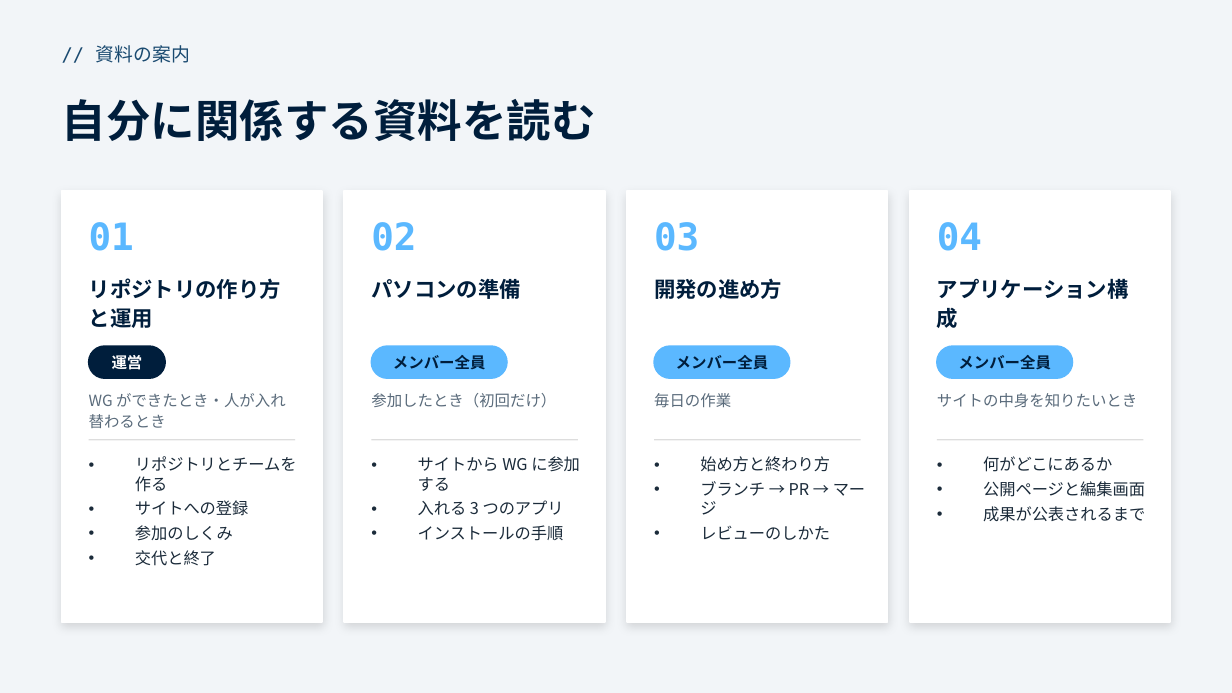
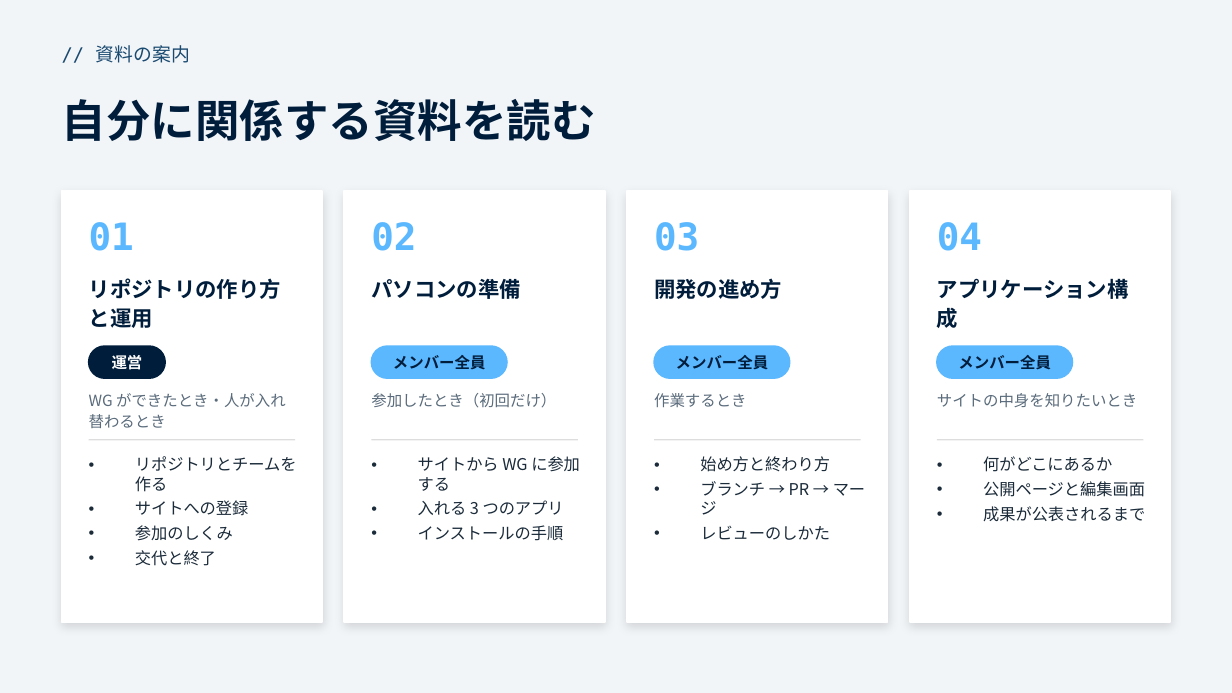
Before and after one commit to funITclub/homepage, a slide deck: slide 4 of static/guide/00_概要.pptx. Drawn at 1232x693 pixels with LibreOffice and Linux fonts; fonts in the diff are those of the drawing. Boxes give left, top, right and bottom in pixels: in the first picture for what was removed or moved away, otherwise in the second. Text is boxed around its words. In the diff, an @@ line names an element or a change of style, - is before the commit and + after.

```diff
--- a/static/guide/00_概要.pptx
+++ b/static/guide/00_概要.pptx
@@ text at (654,393,746,407): text changed @@
-毎日の作業
+作業するとき
```
Also in this commit, not shown: 1 other slide changed, 7 other files.
